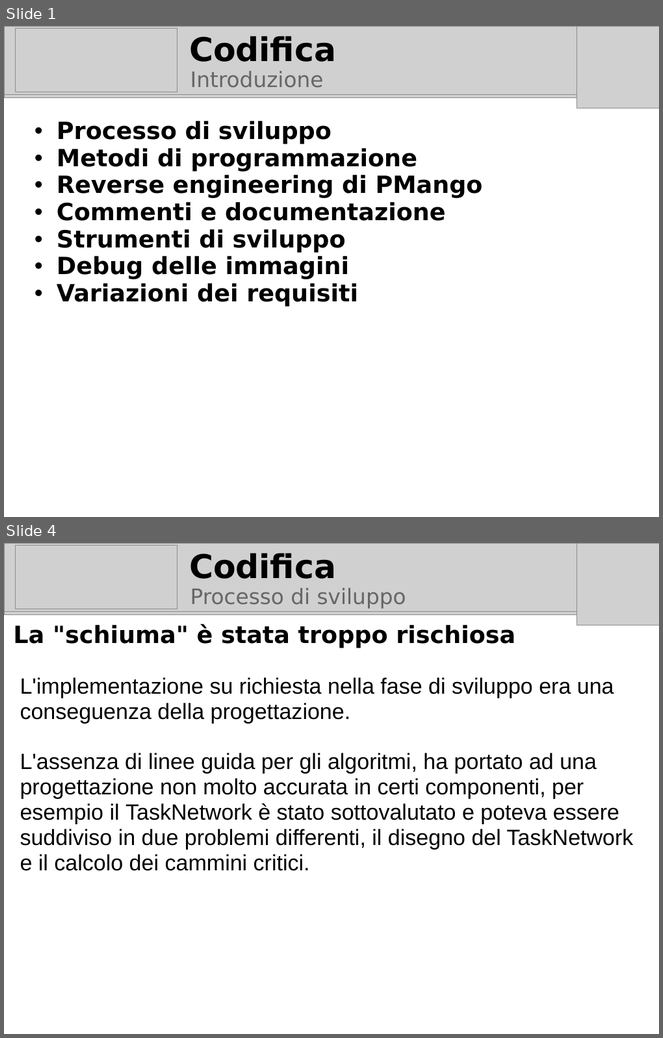
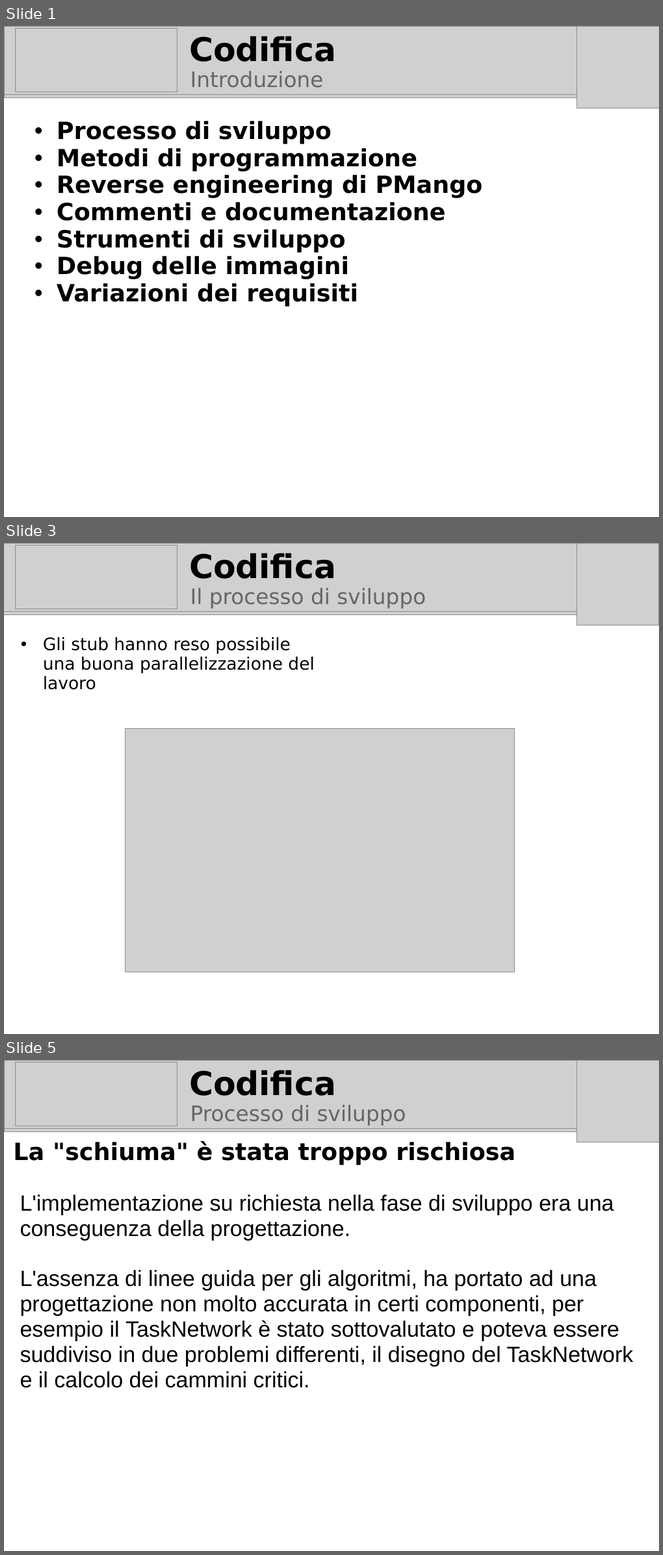
Before and after one commit to marcotinacci/PMango-Diagrams, a slide deck: documentazione_progetto/exams/rogai/PresentazioneCodifica.odp. Shown one above the other, each under a label of ours: slides 1 and 4 before the commit, slides 1, 3 and 5 after it; the slides between them are not shown. The pictures are 663x1038 and 663x1555 pixels, drawn with LibreOffice and Linux fonts; fonts in the diff are those of the drawing; grey boxes stand for pictures; background and template pictures are left out. Boxes give left, top, right and bottom in pixels: in the first picture for what was removed or moved away, otherwise in the second. Text is boxed around its words. In the diff, an @@ line names an element or a change of style, - is before the commit and + after.

```diff
--- a/documentazione_progetto/exams/rogai/PresentazioneCodifica.odp
+++ b/documentazione_progetto/exams/rogai/PresentazioneCodifica.odp
@@ slide 3 added at (x1=4, y1=543, x2=659, y2=1034), background picture (left out) @@
@@ picture added at (x1=4, y1=543, x2=659, y2=614) @@
@@ picture added at (x1=15, y1=546, x2=178, y2=609) @@
@@ title added at (x1=189, y1=553, x2=336, y2=579), 40 pt, text #000000, bold @@
+Codifica
@@ picture added at (x1=577, y1=543, x2=659, y2=626) @@
@@ text added at (x1=191, y1=588, x2=426, y2=609), 26 pt, text #666666 @@
+Il processo di sviluppo
@@ picture added at (x1=4, y1=611, x2=659, y2=615) @@
@@ subtitle added at (x1=43, y1=637, x2=314, y2=690), 21 pt, text #000000 @@
+  • Gli stub hanno reso possibile una buona parallelizzazione del lavoro
@@ picture added at (x1=125, y1=729, x2=515, y2=973) @@
@@ what was slide 4 is now slide 5 @@
```
Also in this commit, not shown: 2 slides changed.
